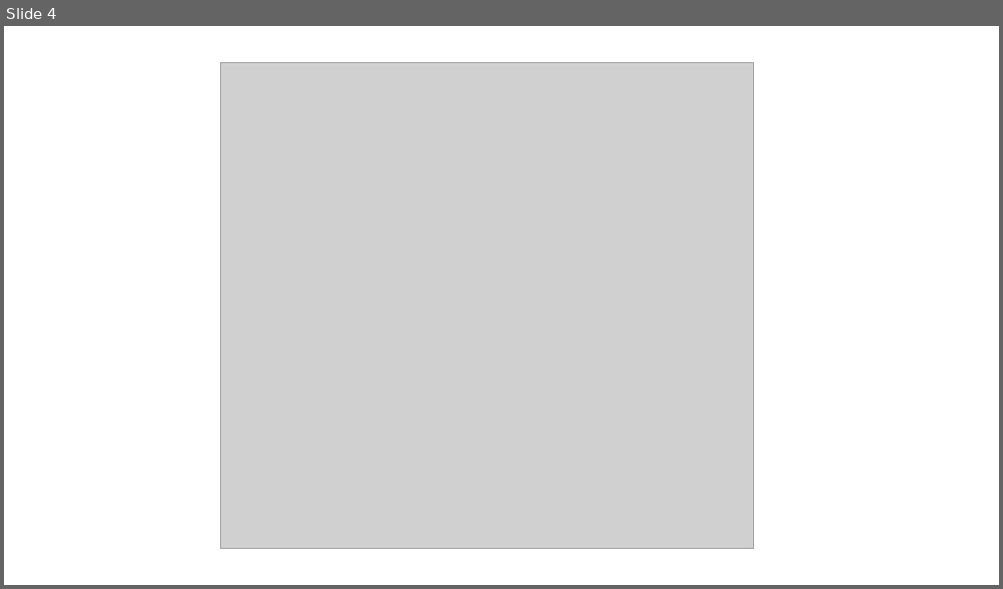
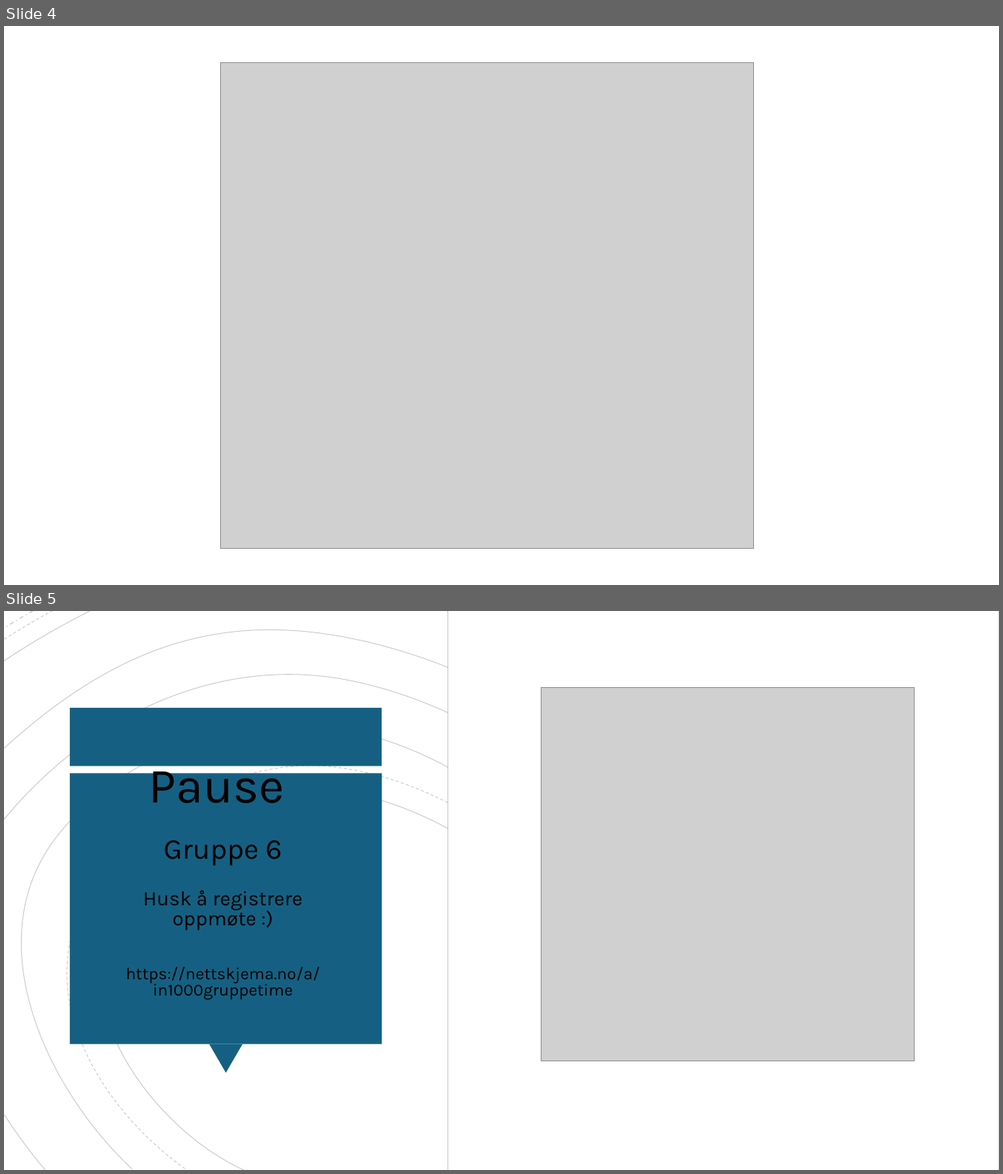
Before and after one commit to LennardDenby/IN1000, a slide deck: Uke 8/Problemløsning/oppgaver.pptx. Shown one above the other, each under a label of ours: slide 4 before the commit, slides 4 and 5 after it. The pictures are 1003x589 and 1003x1174 pixels, drawn with LibreOffice and Linux fonts; fonts in the diff are those of the drawing; grey boxes stand for pictures. Boxes give left, top, right and bottom in pixels: in the first picture for what was removed or moved away, otherwise in the second. Text is boxed around its words. In the diff, an @@ line names an element or a change of style, - is before the commit and + after.

```diff
--- a/Uke 8/Problemløsning/oppgaver.pptx
+++ b/Uke 8/Problemløsning/oppgaver.pptx
@@ slide 5 added at [4, 611, 999, 1170], background #FFFFFF @@
@@ rectangle added at [4, 611, 999, 1170], fill #FFFFFF @@
@@ rectangle added at [448, 611, 999, 1170], fill #FFFFFF, outline #000000 0.75 pt @@
@@ group added at [4, 611, 999, 1170]: 19 freeform shapes @@
@@ group added at [4, 611, 999, 1170]: 19 freeform shapes @@
@@ picture added at [541, 688, 914, 1061] @@
@@ rectangle added at [70, 708, 381, 766], fill #156082 @@
@@ title added at [126, 766, 320, 1000], 16.2 pt, text #000000 @@
+Pause
+Gruppe 6
+Husk å registrere oppmøte :)
+https://nettskjema.no/a/in1000gruppetime
@@ rectangle added at [70, 774, 381, 1045], fill #156082 @@
@@ triangle added at [209, 1045, 243, 1073], fill #156082 @@
```
Also in this commit, not shown: 3 other files.
